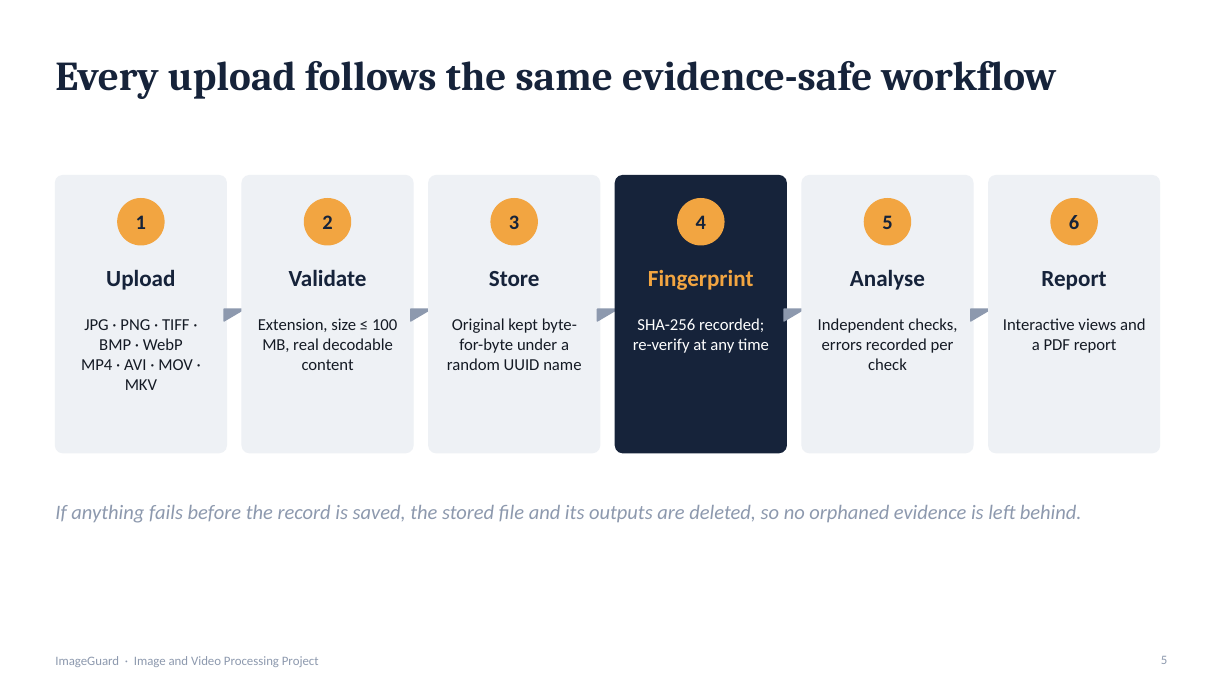
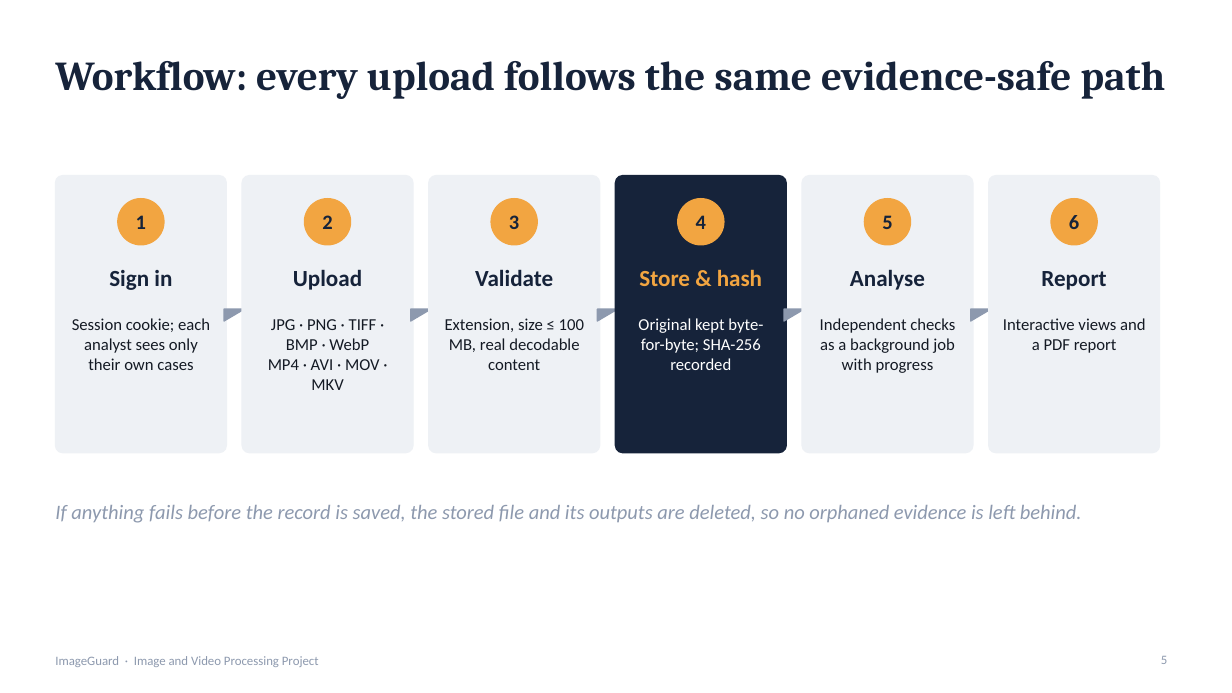
Before and after one commit to kankanaujia/ImageGuard-IVP-Project, a slide deck: slide 5 of documentation/ImageGuard_Presentation.pptx. Drawn at 1232x693 pixels with LibreOffice and Linux fonts; fonts in the diff are those of the drawing. Boxes give left, top, right and bottom in pixels: in the first picture for what was removed or moved away, otherwise in the second. Text is boxed around its words. In the diff, an @@ line names an element or a change of style, - is before the commit and + after.

```diff
--- a/documentation/ImageGuard_Presentation.pptx
+++ b/documentation/ImageGuard_Presentation.pptx
@@ title at <box>55,61,1166,99</box>: text changed @@
-Every upload follows the same evidence-safe workflow
+Workflow: every upload follows the same evidence-safe path
@@ text at <box>293,269,362,290</box>: text changed @@
-Validate
+Upload
@@ text at <box>475,269,553,286</box>: text changed @@
-Store
+Validate
@@ text at <box>639,269,762,286</box>: text changed @@
-Fingerprint
+Store & hash
@@ text at <box>109,270,172,290</box>: text changed @@
-Upload
+Sign in
@@ text at <box>72,318,210,370</box>: text changed @@
-JPG · PNG · TIFF · BMP · WebP
-MP4 · AVI · MOV · MKV
+Session cookie; each analyst sees only their own cases
@@ text at <box>268,319,380,390</box>: text changed @@
-Extension, size ≤ 100 MB, real decodable content
+JPG · PNG · TIFF · BMP · WebP
+MP4 · AVI · MOV · MKV
@@ text at <box>445,318,584,370</box>: text changed @@
-Original kept byte-for-byte under a random UUID name
+Extension, size ≤ 100 MB, real decodable content
@@ text at <box>638,318,763,370</box>: text changed @@
-SHA-256 recorded; re-verify at any time
+Original kept byte-for-byte; SHA-256 recorded
@@ text at <box>820,318,955,373</box>: text changed @@
-Independent checks, errors recorded per check
+Independent checks as a background job with progress
```
Also in this commit, not shown: 11 other slides changed, 6 slides added, 3 slides removed, 30 other files.
